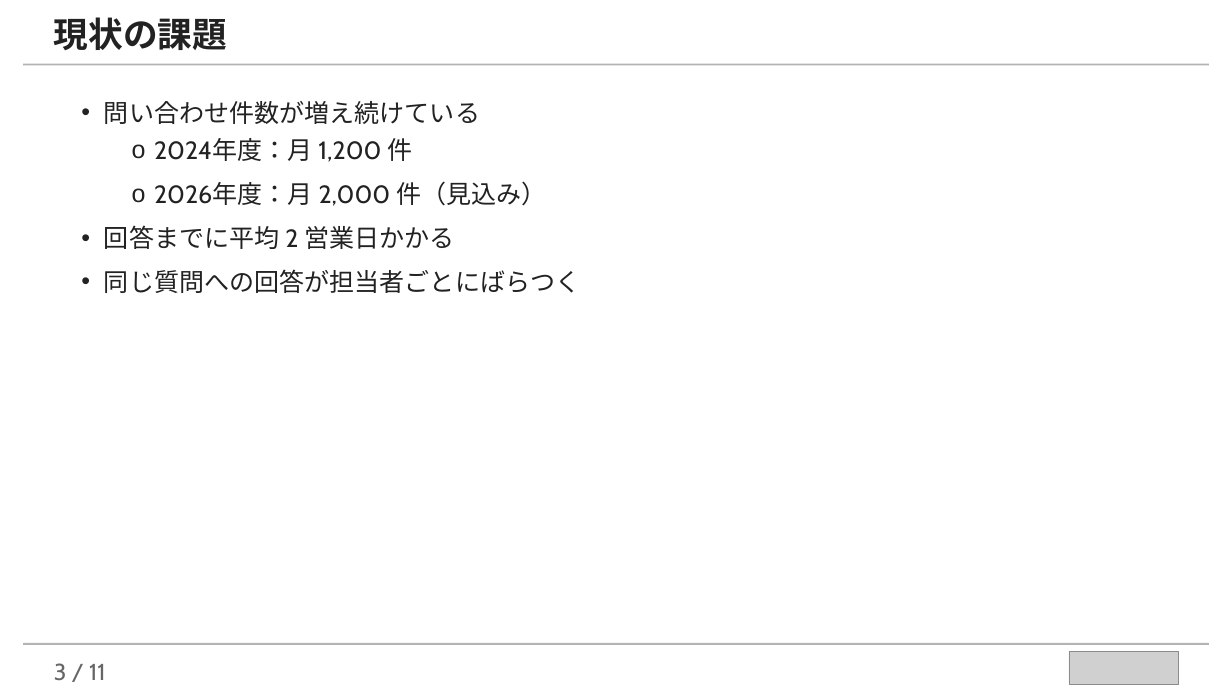
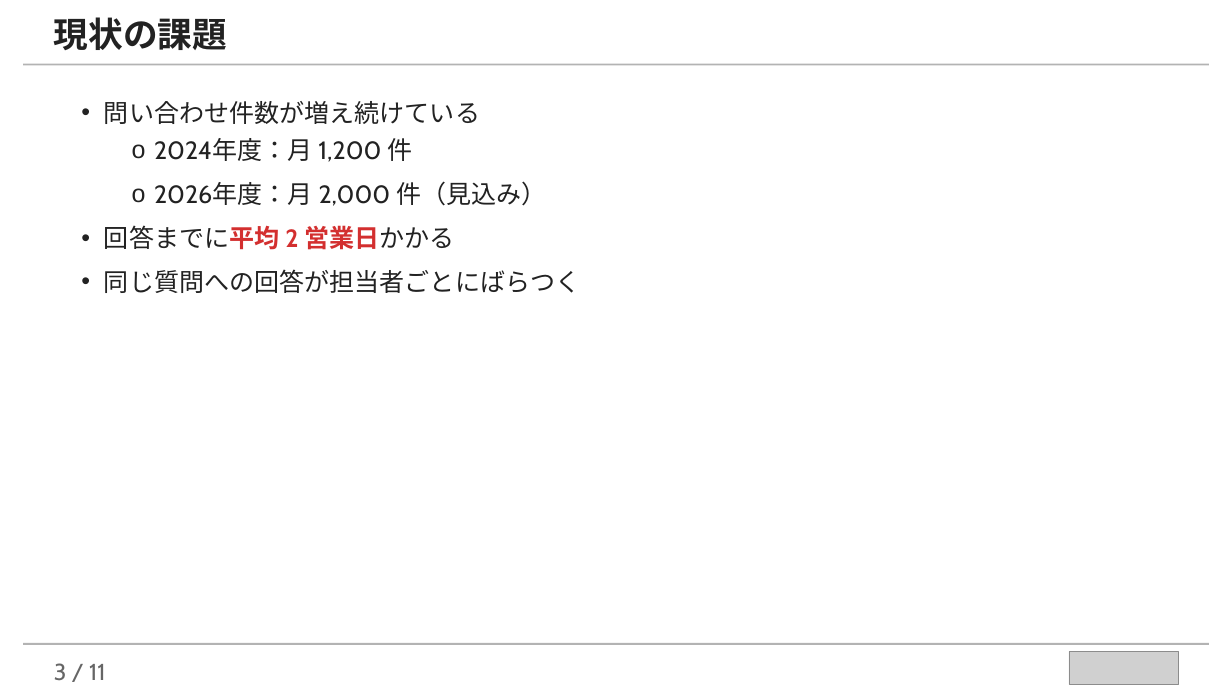
Before and after one commit to takuya109048/llm-assist-kit, a slide deck: slide 3 of examples/marp-slides-example.pptx. Drawn at 1232x693 pixels with LibreOffice and Linux fonts; fonts in the diff are those of the drawing; grey boxes stand for pictures. Boxes give left, top, right and bottom in pixels: in the first picture for what was removed or moved away, otherwise in the second. Text is boxed around its words. In the diff, an @@ line names an element or a change of style, - is before the commit and + after.

```diff
--- a/examples/marp-slides-example.pptx
+++ b/examples/marp-slides-example.pptx
@@ text at [104, 225, 454, 250]: text colour #222222 to #D32F2F, bold on in "回答までに平均 2 営業日かかる" @@
```
Also in this commit, not shown: 2 other slides changed, 9 other files.
